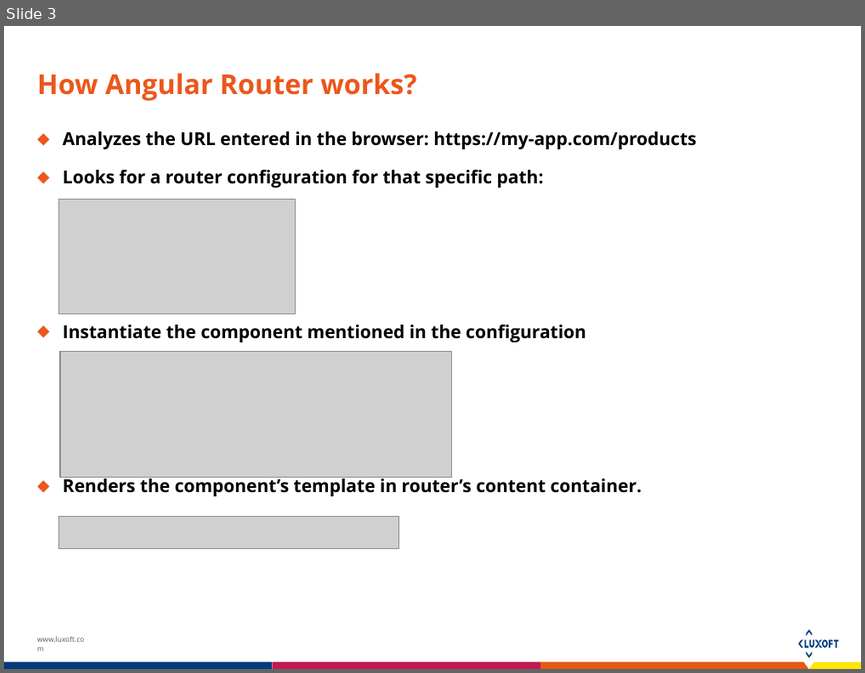
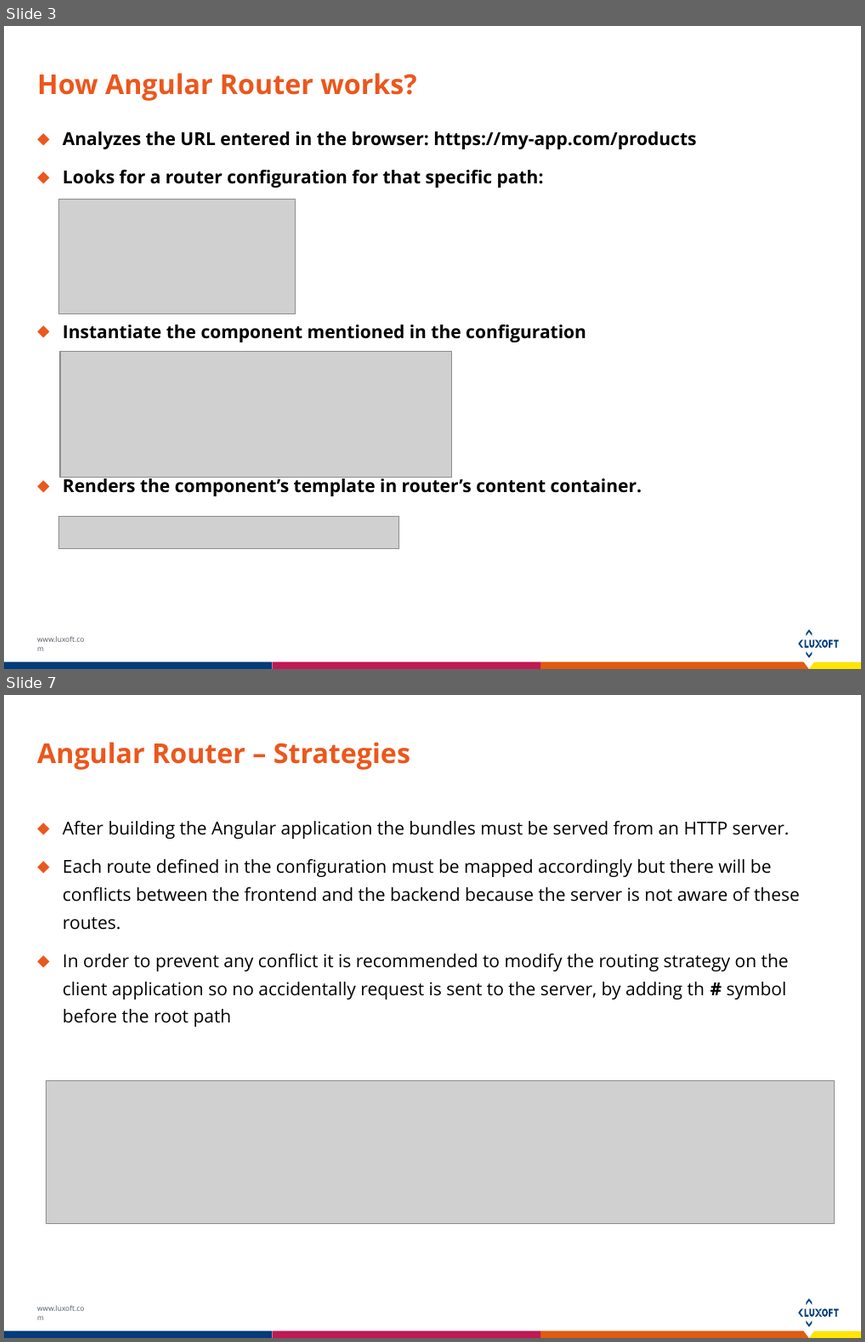
Before and after one commit to ccartas/angular-upskilling, a slide deck: day_8/presentation/9. Angular Router.pptx. Shown one above the other, each under a label of ours: slide 3 before the commit, slides 3 and 7 after it; the slides between them are not shown. The pictures are 865x673 and 865x1342 pixels, drawn with LibreOffice and Linux fonts; fonts in the diff are those of the drawing; grey boxes stand for pictures. Boxes give left, top, right and bottom in pixels: in the first picture for what was removed or moved away, otherwise in the second. Text is boxed around its words. In the diff, an @@ line names an element or a change of style, - is before the commit and + after.

```diff
--- a/day_8/presentation/9. Angular Router.pptx
+++ b/day_8/presentation/9. Angular Router.pptx
@@ slide 7 added at box(4, 695, 861, 1338), background #FFFFFF; not listed: 16 template elements that a slide beside it also shows @@
@@ title added at box(37, 742, 410, 770), 23 pt, text #EB571C, bold @@
+Angular Router – Strategies
@@ text added at box(63, 821, 800, 1027), 15 pt, text #000000 @@
+⬥ After building the Angular application the bundles must be served from an HTTP server.
+⬥ Each route defined in the configuration must be mapped accordingly but there will be conflicts between the frontend and the backend because the server is not aware of these routes.
+⬥ In order to prevent any conflict it is recommended to modify the routing strategy on the client application so no accidentally request is sent to the server, by adding th # symbol before the root path
@@ picture added at box(46, 1081, 834, 1224) @@
```
Also in this commit, not shown: 1 slide changed, 2 other slides added, 34 other files.
